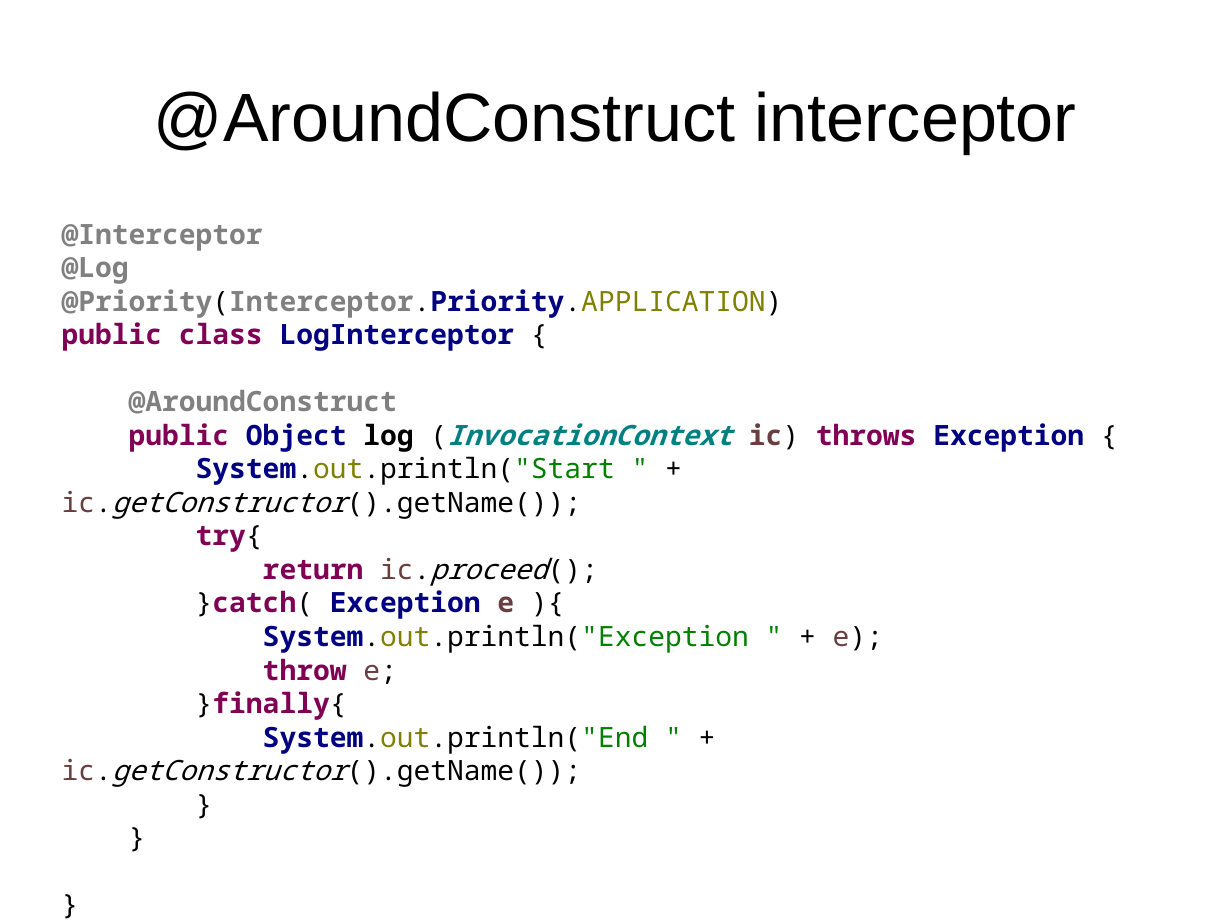
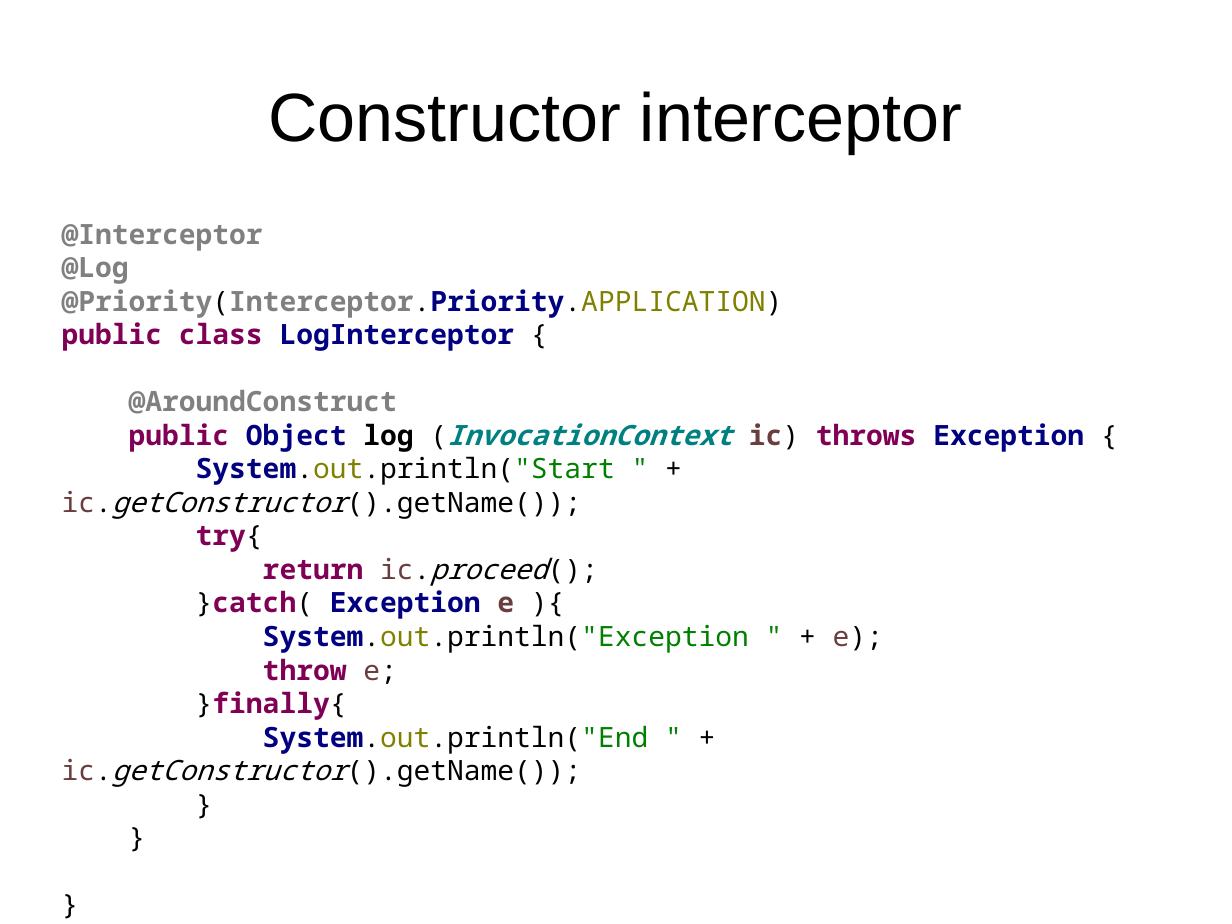
Before and after one commit to FrigoCoder/CDI, a slide deck: slide 72 of CDI.odp (slide 69 before the commit). Drawn at 1232x924 pixels with LibreOffice and Linux fonts; fonts in the diff are those of the drawing. Boxes give left, top, right and bottom in pixels: in the first picture for what was removed or moved away, otherwise in the second. Text is boxed around its words. In the diff, an @@ line names an element or a change of style, - is before the commit and + after.

```diff
--- a/CDI.odp
+++ b/CDI.odp
@@ title at (x1=268, y1=91, x2=962, y2=153): text changed @@
-@AroundConstruct interceptor
+Constructor interceptor
```
Also in this commit, not shown: 2 other slides changed, 5 slides added, 6 other files.
